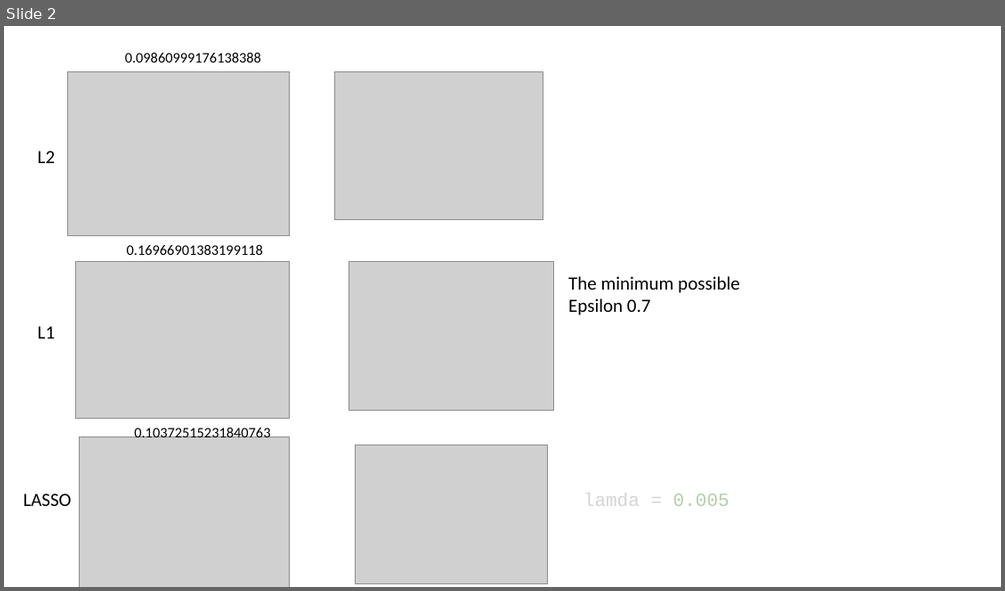
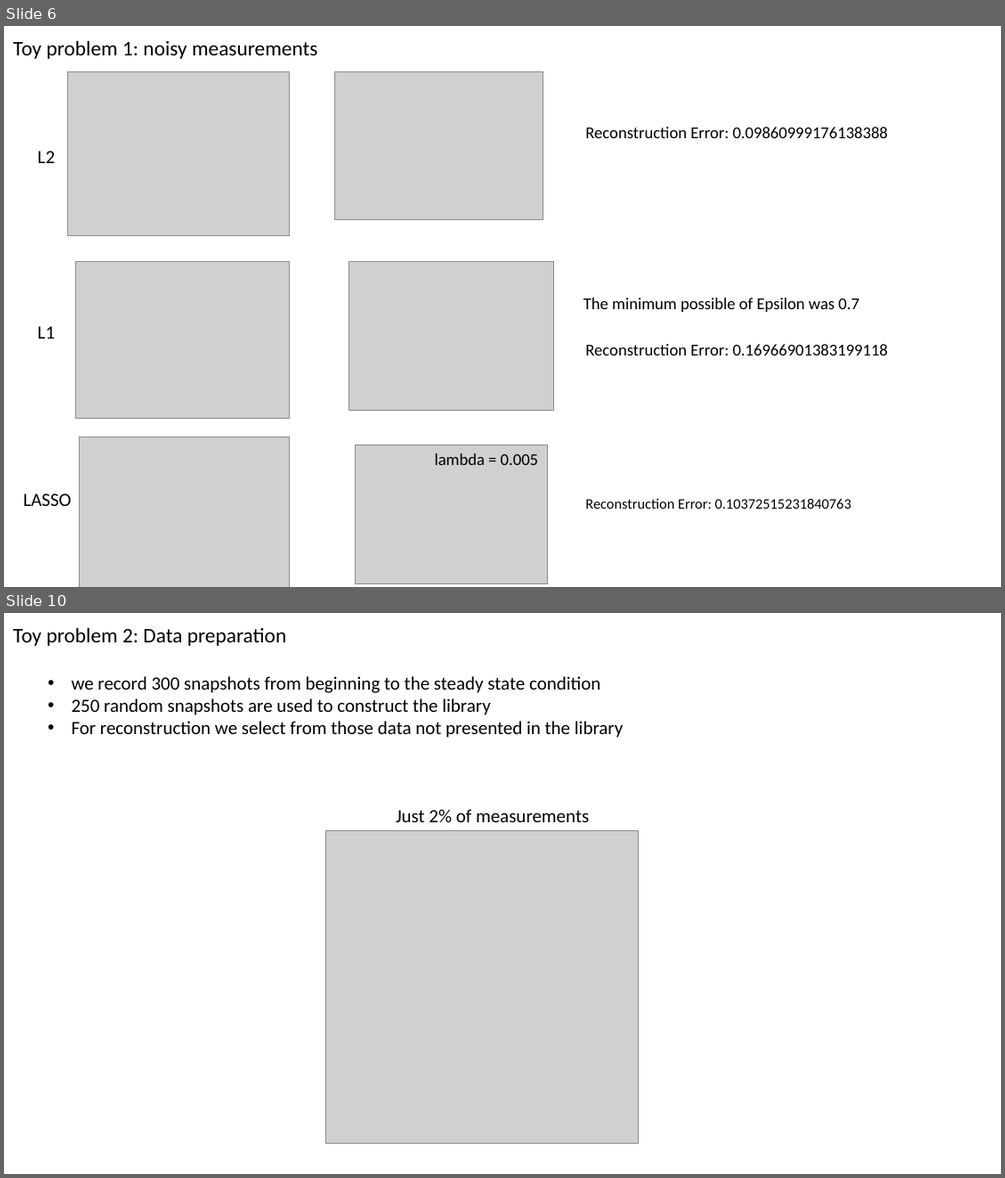
Before and after one commit to bbny-90/project_sparse_modeling_course_2020, a slide deck: preject.pptx. Shown one above the other, each under a label of ours: slide 2 before the commit, slides 6 and 10 after it; the slides between them are not shown. The pictures are 1005x591 and 1005x1178 pixels, drawn with LibreOffice and Linux fonts; fonts in the diff are those of the drawing; grey boxes stand for pictures. Boxes give left, top, right and bottom in pixels: in the first picture for what was removed or moved away, otherwise in the second. Text is boxed around its words. In the diff, an @@ line names an element or a change of style, - is before the commit and + after.

```diff
--- a/preject.pptx
+++ b/preject.pptx
@@ slide 10 added at [4, 613, 1001, 1174], background #FFFFFF @@
@@ text added at [13, 627, 286, 646], 20 pt, text #000000 @@
+Toy problem 2: Data preparation
@@ text added at [72, 676, 623, 738], 18 pt, text #000000 @@
+• we record 300 snapshots from beginning to the steady state condition
+• 250 random snapshots are used to construct the library
+• For reconstruction we select from those data not presented in the library
@@ text added at [396, 809, 589, 822], 18 pt, text #000000 @@
+Just 2% of measurements
@@ picture added at [325, 831, 638, 1143] @@
@@ what was slide 2 is now slide 6 @@
@@ slide 6 changed as well @@
@@ text added at [13, 40, 318, 59], 20 pt, text #000000 @@
+Toy problem 1: noisy measurements
@@ text at [585, 127, 888, 138]: text changed; size 14 to 16 pt @@
-0.09860999176138388
+Reconstruction Error: 0.09860999176138388
@@ text at [583, 297, 859, 312]: text changed; size 18 to 16 pt @@
-The minimum possible
-Epsilon 0.7
+The minimum possible of Epsilon was 0.7
@@ text at [585, 344, 888, 355]: text changed; size 14 to 16 pt @@
-0.16966901383199118
+Reconstruction Error: 0.16966901383199118
@@ text at [435, 453, 538, 465]: text changed; size 18 to 16 pt; font Courier New to Calibri; text colour #D4D4D4 to #000000 @@
-lamda = 0.005
+lambda = 0.005
@@ text at [585, 498, 851, 508]: text changed @@
-0.10372515231840763
+Reconstruction Error: 0.10372515231840763
```
Also in this commit, not shown: 1 other slide changed, 10 other slides added, 4 slides removed, 12 other files.
